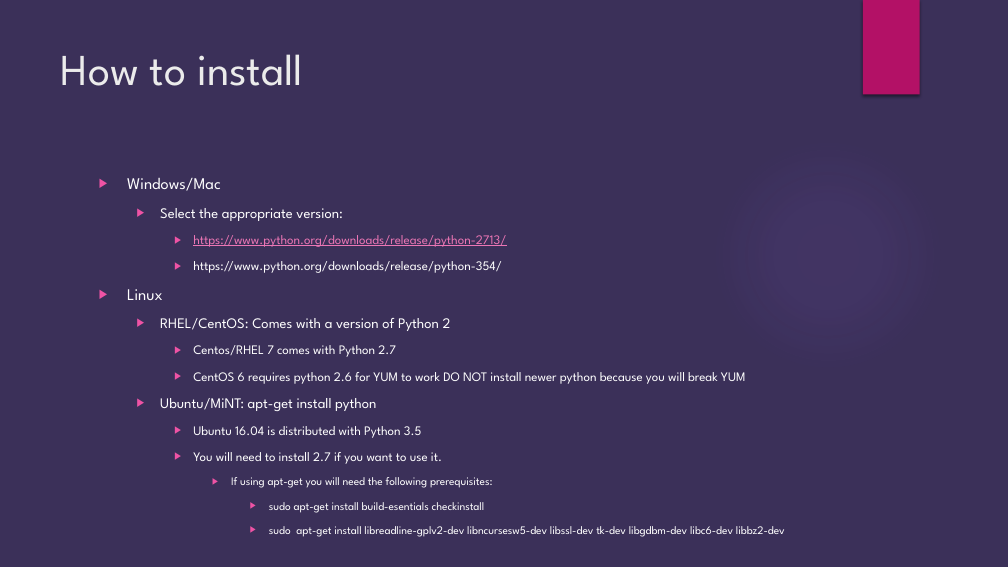
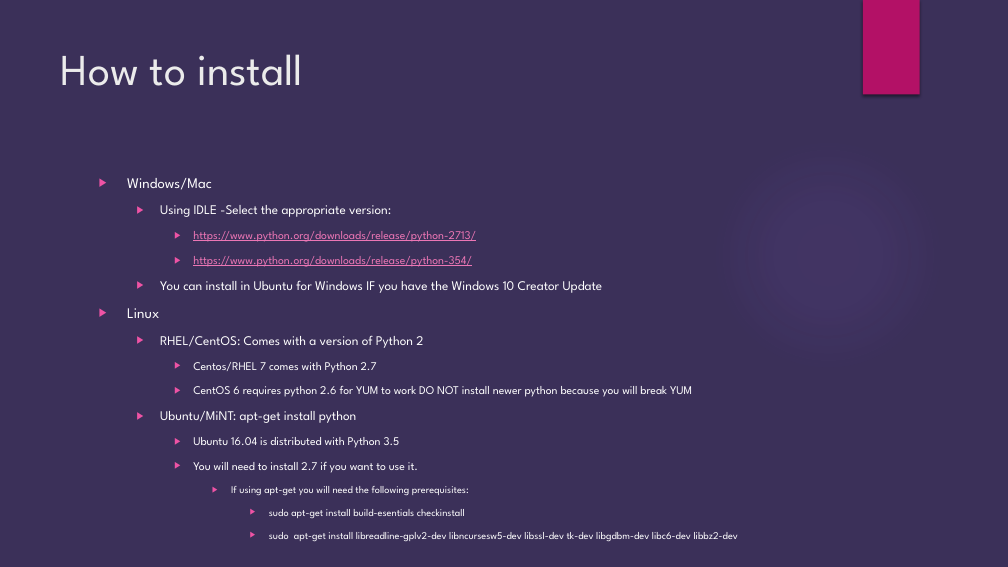
Before and after one commit to brianjgrier/Python-Overview, a slide deck: slide 8 of Python Introduction.pptx. Drawn at 1008x567 pixels with LibreOffice and Linux fonts; fonts in the diff are those of the drawing; background and template pictures are left out. Boxes give left, top, right and bottom in pixels: in the first picture for what was removed or moved away, otherwise in the second. Text is boxed around its words. In the diff, an @@ line names an element or a change of style, - is before the commit and + after.

```diff
--- a/Python Introduction.pptx
+++ b/Python Introduction.pptx
@@ text at (x1=127, y1=178, x2=738, y2=542): size 15.5 to 14 pt in "Windows/Mac", "Linux"; size 12.4 to 11.2 pt in "https://www.python.org/downloads/release/python-2713/", "https://www.python.org/downloads/release/python-354/", "Centos/RHEL 7 comes with Python 2.7", "CentOS 6 requires python 2.6 for YUM ..." and 2 more places; text colour #FFFFFF to #EC76B5, underline on in "https://www.python.org/downloads/release/python-354/"; size 13.9 to 12.6 pt in "RHEL/CentOS: Comes with a version of Python ...", "Ubuntu/MiNT: apt-get install python"; size 10.8 to 9.8 pt in "If using apt-get you will need the ...", "sudo apt-get install build-esentials checkinstall", "sudo apt-get install libreadline-gplv2-dev libncursesw5-dev  ..." @@
@@ text at (x1=160, y1=205, x2=391, y2=217): text changed; size 13.9 to 12.6 pt @@
-  ▶ Select the appropriate version:
+  ▶ Using IDLE -Select the appropriate version:
@@ text at (x1=160, y1=280, x2=603, y2=293): paragraph added @@
+  ▶ You can install in Ubuntu for Windows IF you have the Windows 10 Creator Update
```
Also in this commit, not shown: 11 other slides changed, 3 slides added.
